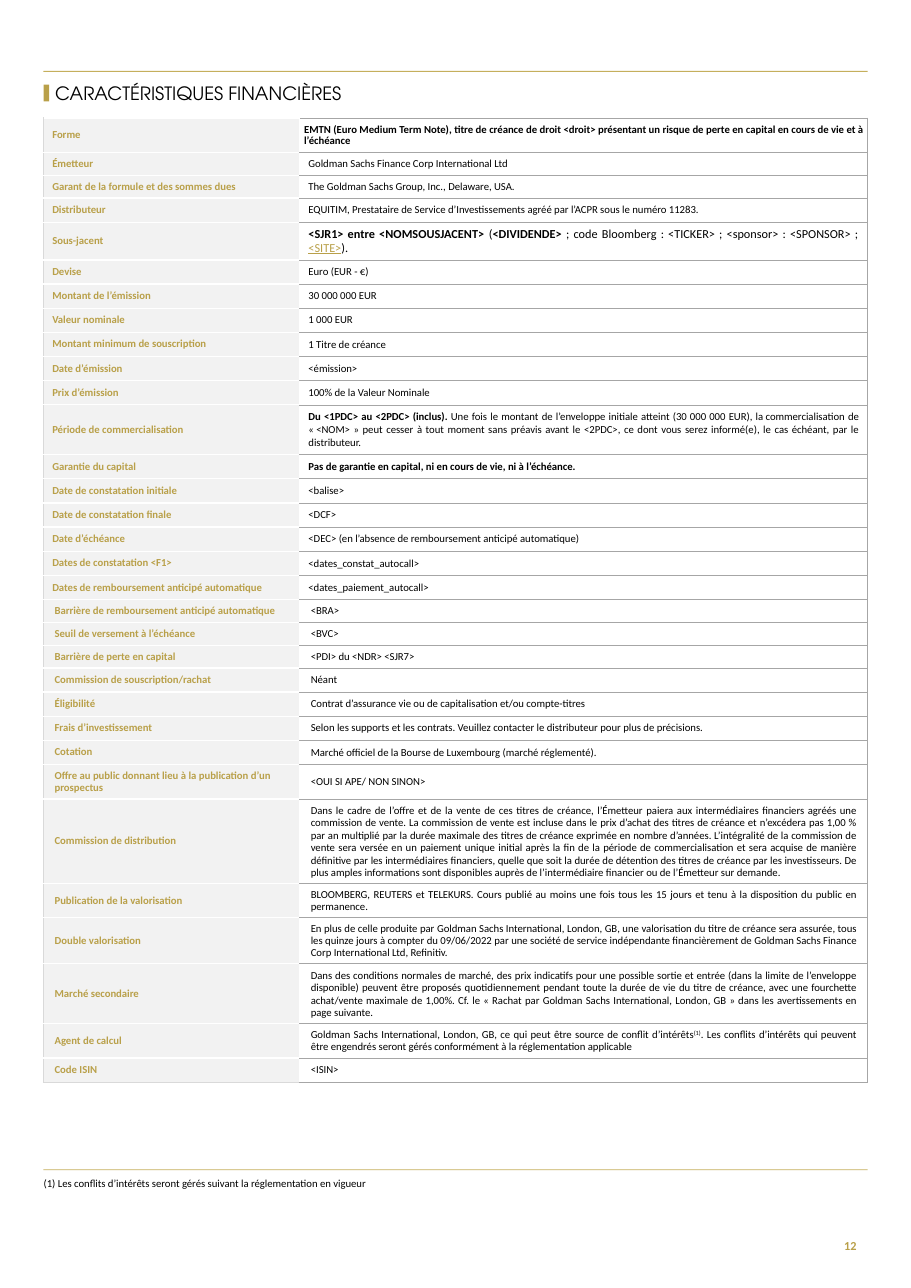
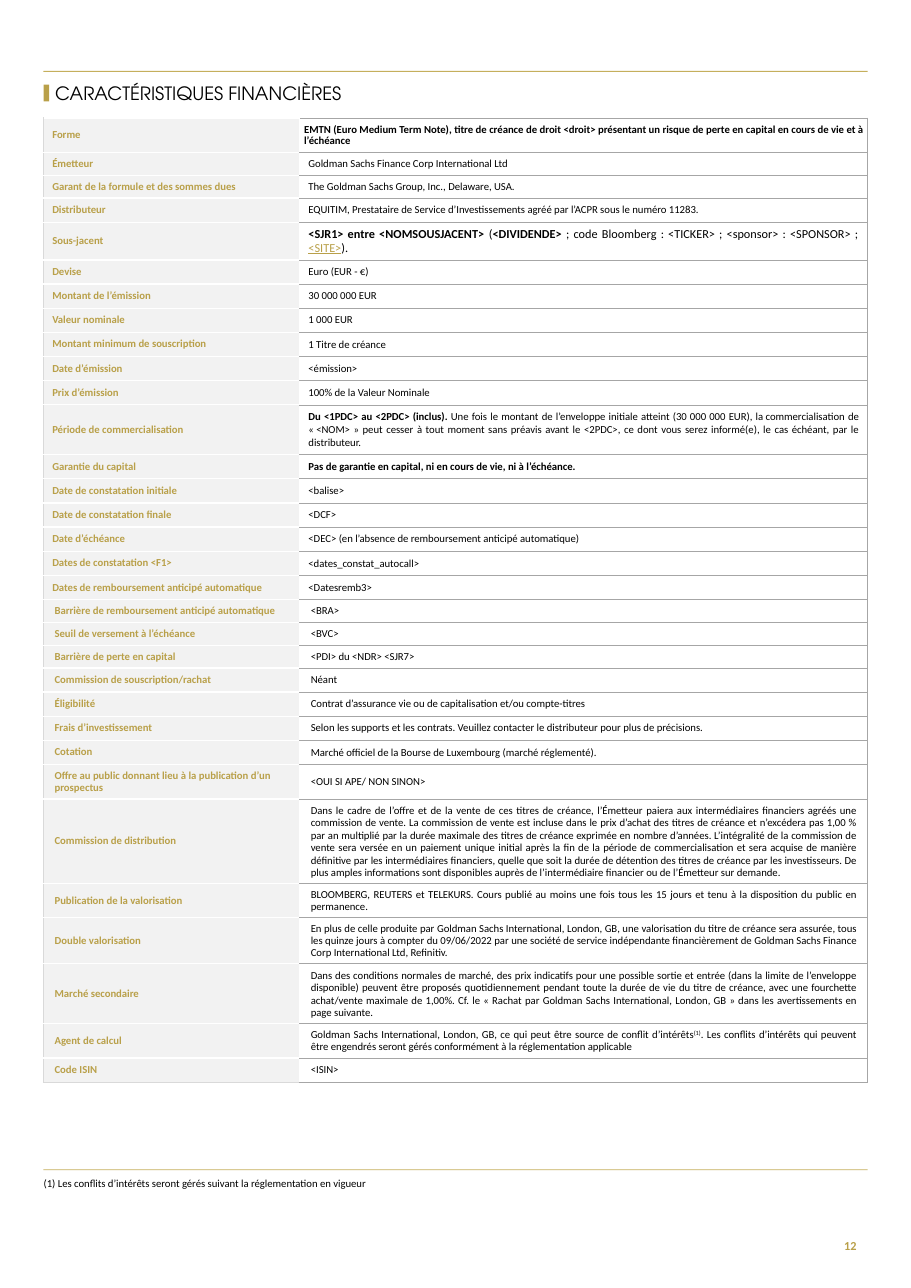
Before and after one commit to guillaumejacquin/Moulinette_Brochure_Equitim, a slide deck: slide 12 of Templates/goldman sachs fci.pptx. Drawn at 911x1288 pixels with LibreOffice and Linux fonts; fonts in the diff are those of the drawing; background and template pictures are left out. Boxes give left, top, right and bottom in pixels: in the first picture for what was removed or moved away, otherwise in the second. Text is boxed around its words. In the diff, an @@ line names an element or a change of style, - is before the commit and + after.

```diff
--- a/Templates/goldman sachs fci.pptx
+++ b/Templates/goldman sachs fci.pptx
@@ table at (44, 118, 868, 1094) @@
-row 18, column 2: <dates_paiement_autocall>
+row 18, column 2: <Datesremb3>
```
Also in this commit, not shown: 1 other slide changed, 57 other files.
